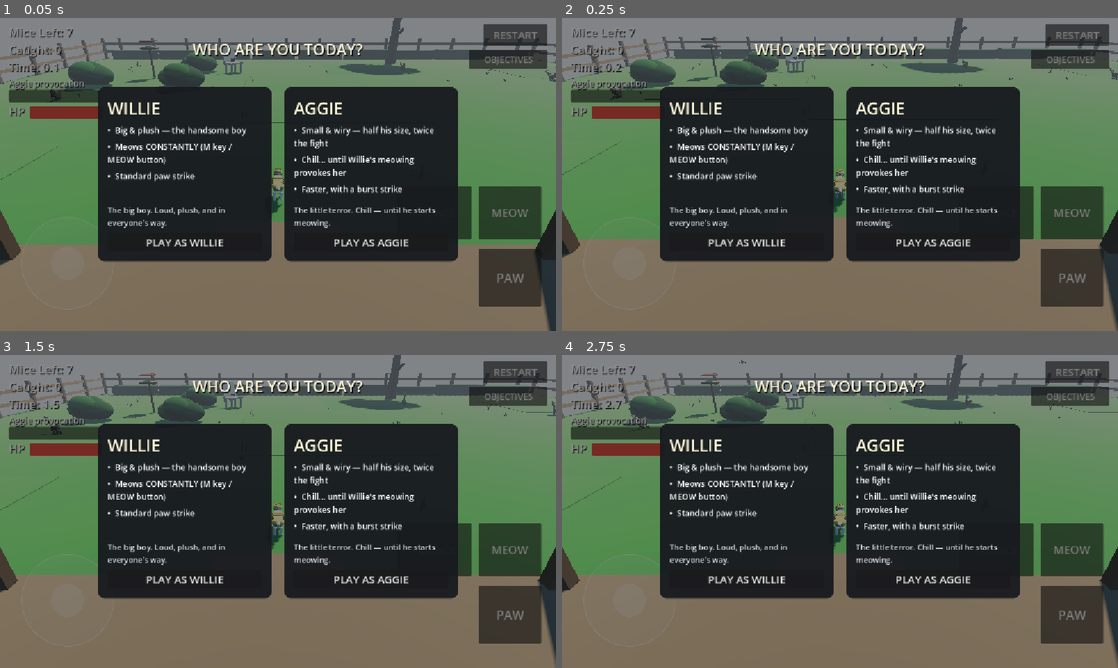
Above: before the commit, frames 1-4 (two rows, left to right).
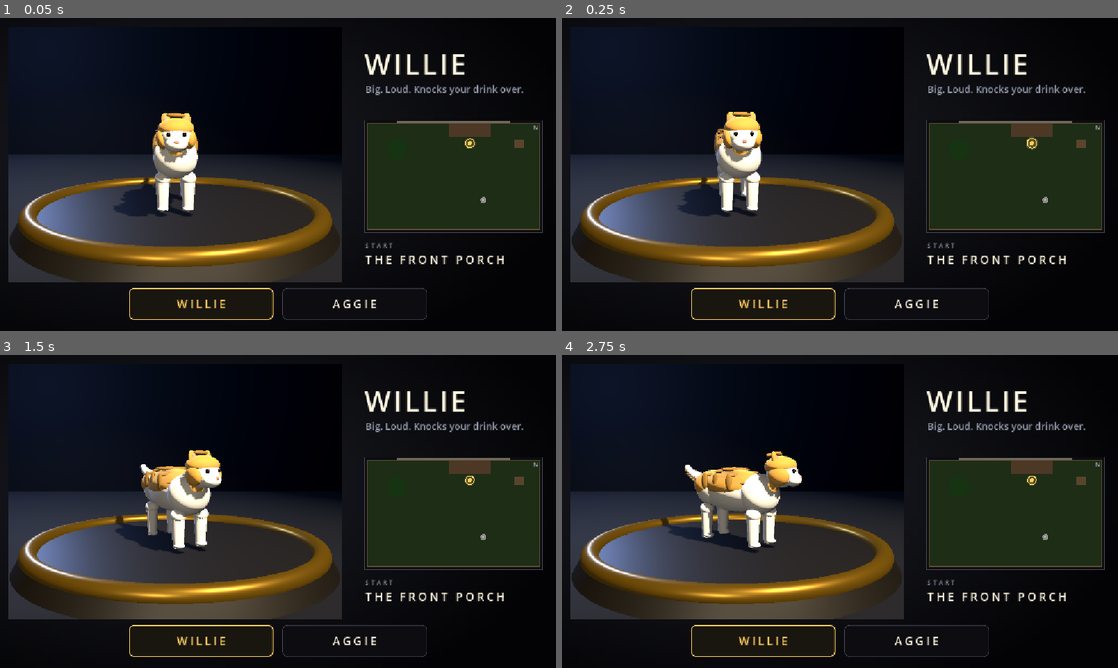
Above: after the commit, the same moments.

Repository: danfour649/puppies-vs-kittens
Game: Godot game, scene res://main.tscn
Same seed, same stepped clock (60 frames per second), same inputs: the game is played once before the commit and once after it.
Inputs:
- Up to frame 1 (0.05 s): no input
- Up to frame 2 (0.25 s): no input
- Up to frame 3 (1.5 s): click "RESTART" at 0.5 s; click "RESTART" at 1.25 s
- Up to frame 4 (2.75 s): click "RESTART" at 2 s

The runs differ from the first frame. In frame 1, 78% of the frame differs, in the area x 0-100%, y 0-100%; in frame 2, 78%; in frame 3, 79%; in frame 4, 79%.

Commit message:
MK-pattern character select: rendered cat in a spotlight, minimap start, one line
Replaces the two text cards (WHO ARE YOU TODAY?) with a Mortal
Kombat-pattern select per Daniel's locked spec (2026-10-25):
the highlighted cat is the real cat_kit model, idle-animated on a
spotlit turntable stage in a SubViewport; name + ONE trait line
beside it; its start marked on a house-and-yard minimap with the
start name. One screen, one decision: arrows/hover move, Enter/
click picks, 1/2 pick directly as before. No stats, no lore, no
menus, no settings.

The pick rides the existing flow untouched: chosen(id) ->
DuoSystem.choose() -> DuoCharacters.last_choice persistence.
Start data (line, start_name, start_pos) lives in characters.gd
and the positions are the game's actual spawns, so the minimap
never lies.

Diff:
--- a/godot3d/duo/character_select.gd
+++ b/godot3d/duo/character_select.gd
@@ -1,107 +1,284 @@
 class_name CharacterSelect
 extends CanvasLayer
-## DUO — character select. Two cards over the live yard: pick your
-## cat with touch, mouse, or keys 1 / 2. The cat you don't pick
-## becomes the sibling NPC. Trait text comes from the character
-## data, never from constants in this file.
+## SELECT — Mortal Kombat-pattern character select (Daniel, locked
+## 2026-10-25): one screen, one decision — move, pick, done.
+##
+## The highlighted cat stands RENDERED on a spotlight stage (the real
+## cat_kit model, idle-animated in a SubViewport), its NAME and ONE
+## trait line beside it, and its start marked on a house-and-yard
+## minimap with the start's name. Nothing else lives here: no stats,
+## no lore, no menus, no settings. The polish is in the type, the
+## spacing, the backdrop and the light.
+##
+## Picking rides the existing flow unchanged: chosen(id) -> DuoSystem
+## .choose(), which persists the choice (DuoCharacters.last_choice)
+## and swaps the same two cat instances. Arrows / A,D / hover move
+## the highlight; Enter / Space / click picks; 1 / 2 pick directly,
+## as they always have.
 
 signal chosen(id: String)
 
+const StageScene := preload("res://duo/select_stage.gd")
+const MinimapScene := preload("res://duo/select_minimap.gd")
+
+const GOLD := Color(1.0, 0.80, 0.38)
+const CREAM := Color(1.0, 0.97, 0.88)
+const FAINT := Color(0.60, 0.63, 0.70)
+
 var _ids: Array = []
+var _chars: Dictionary = {}
+var _highlight := 0
+var _built := false
+
+var _content: Control
+var _viewport: SubViewport
+var _stage: SelectStage
+var _name_l: Label
+var _line_l: Label
+var _start_l: Label
+var _minimap: SelectMinimap
+var _cells: Array = [] # PanelContainer per roster id
+var _cell_names: Array = [] # Label inside each cell
 
 
 func _init() -> void:
 	layer = 10
 
 
+func _ready() -> void:
+	visibility_changed.connect(_on_visibility_changed)
+
+
 func option_count() -> int:
 	return _ids.size()
 
 
+func highlighted_id() -> String:
+	return String(_ids[_highlight]) if not _ids.is_empty() else ""
+
+
+## Verification seam: move the highlight without picking.
+func highlight(id: String) -> void:
+	var i := _ids.find(id)
+	if i >= 0:
+		_set_highlight(i)
+
+
+## Verification seam: pick whatever is highlighted.
+func confirm() -> void:
+	if not _ids.is_empty():
+		chosen.emit(highlighted_id())
+
+
 func present(chars: Dictionary, order: Array) -> void:
+	_chars = chars
 	_ids = order.duplicate()
-	var dim := ColorRect.new()
-	dim.color = Color(0, 0, 0, 0.45)
-	dim.set_anchors_preset(Control.PRESET_FULL_RECT)
-	add_child(dim)
-	var title := Label.new()
-	title.text = "WHO ARE YOU TODAY?"
-	title.horizontal_alignment = HORIZONTAL_ALIGNMENT_CENTER
-	title.add_theme_font_size_override("font_size", 32)
-	title.add_theme_color_override("font_color", Color(1, 0.97, 0.85))
-	title.add_theme_color_override("font_shadow_color", Color(0, 0, 0, 0.6))
-	title.add_theme_constant_override("shadow_offset_x", 2)
-	title.add_theme_constant_override("shadow_offset_y", 2)
-	title.set_anchors_preset(Control.PRESET_CENTER_TOP)
-	title.offset_left = -400
-	title.offset_right = 400
-	title.offset_top = 42
-	title.offset_bottom = 92
-	add_child(title)
-	var center := CenterContainer.new()
-	center.set_anchors_preset(Control.PRESET_FULL_RECT)
-	add_child(center)
-	var row := HBoxContainer.new()
-	row.add_theme_constant_override("separation", 26)
-	center.add_child(row)
-	for id: Variant in order:
-		var ch: Dictionary = chars.get(id, {})
-		row.add_child(_card(ch, String(id)))
-
-
-func _card(ch: Dictionary, id: String) -> PanelContainer:
-	var panel := PanelContainer.new()
-	panel.custom_minimum_size = Vector2(360, 330)
+	if not _built:
+		_build()
+		_built = true
+	# A returning player (R / RESTART) sees their cat highlighted.
+	_highlight = 0
+	if DuoCharacters.last_choice != "" and _ids.has(DuoCharacters.last_choice):
+		_highlight = _ids.find(DuoCharacters.last_choice)
+	_apply_highlight()
+
+
+# --- build ---------------------------------------------------------------------
+
+func _build() -> void:
+	_content = Control.new()
+	_content.set_anchors_preset(Control.PRESET_FULL_RECT)
+	add_child(_content)
+
+	# Backdrop: near-black radial falloff, lit a breath behind the stage.
+	var grad := Gradient.new()
+	grad.offsets = PackedFloat32Array([0.0, 1.0])
+	grad.colors = PackedColorArray([Color(0.115, 0.12, 0.15), Color(0.012, 0.012, 0.02)])
+	var gtex := GradientTexture2D.new()
+	gtex.gradient = grad
+	gtex.fill = GradientTexture2D.FILL_RADIAL
+	gtex.fill_from = Vector2(0.32, 0.42)
+	gtex.fill_to = Vector2(0.32, 1.15)
+	var backdrop := TextureRect.new()
+	backdrop.texture = gtex
+	backdrop.stretch_mode = TextureRect.STRETCH_SCALE
+	backdrop.set_anchors_preset(Control.PRESET_FULL_RECT)
+	_content.add_child(backdrop)
+
+	var spaced := FontVariation.new()
+	spaced.base_font = _content.get_theme_default_font()
+	spaced.spacing_glyph = 5
+
+	# The stage: the highlighted cat, rendered, in a spotlight.
+	_viewport = SubViewport.new()
+	_viewport.own_world_3d = true
+	_viewport.size = Vector2i(880, 620)
+	_viewport.render_target_update_mode = SubViewport.UPDATE_ALWAYS
+	var svc := SubViewportContainer.new()
+	svc.stretch = true
+	svc.mouse_filter = Control.MOUSE_FILTER_IGNORE
+	svc.anchor_left = 0.015
+	svc.anchor_top = 0.03
+	svc.anchor_right = 0.615
+	svc.anchor_bottom = 0.845
+	_content.add_child(svc)
+	svc.add_child(_viewport)
+	_stage = StageScene.new()
+	_viewport.add_child(_stage)
+	_stage.setup(_chars, _ids)
+
+	# Name + the one line.
+	_name_l = _label(58, CREAM, spaced)
+	_place(_name_l, 0.655, 0.085, 0.975, 0.20)
+	_content.add_child(_name_l)
+	_line_l = _label(20, FAINT, null)
+	_place(_line_l, 0.657, 0.205, 0.975, 0.265)
+	_content.add_child(_line_l)
+
+	# Minimap with the highlighted cat's start, and the start's name.
+	_minimap = MinimapScene.new()
+	_place(_minimap, 0.655, 0.325, 0.975, 0.685)
+	for id: Variant in _ids:
+		var ch: Dictionary = _chars.get(id, {})
+		if ch.has("start_pos"):
+			var p: Vector3 = ch["start_pos"]
+			_minimap.starts[String(id)] = Vector2(p.x, p.z)
+	_minimap.order = _ids.duplicate()
+	_content.add_child(_minimap)
+	var kick := _label(12, FAINT, spaced)
+	kick.text = "START"
+	_place(kick, 0.657, 0.715, 0.975, 0.745)
+	_content.add_child(kick)
+	_start_l = _label(24, CREAM, spaced)
+	_place(_start_l, 0.657, 0.745, 0.975, 0.815)
+	_content.add_child(_start_l)
+
+	# Roster strip: move the highlight by hovering, click to pick.
+	var strip := HBoxContainer.new()
+	strip.alignment = BoxContainer.ALIGNMENT_CENTER
+	strip.add_theme_constant_override("separation", 18)
+	strip.anchor_left = 0.5
+	strip.anchor_top = 0.885
+	strip.anchor_right = 0.5
+	strip.anchor_bottom = 0.965
+	strip.grow_horizontal = Control.GROW_DIRECTION_BOTH
+	strip.grow_vertical = Control.GROW_DIRECTION_BEGIN
+	_content.add_child(strip)
+	for i: int in _ids.size():
+		var id := String(_ids[i])
+		var ch: Dictionary = _chars.get(id, {})
+		var cell := PanelContainer.new()
+		cell.custom_minimum_size = Vector2(300, 66)
+		cell.mouse_default_cursor_shape = Control.CURSOR_POINTING_HAND
+		var nm := _label(24, CREAM, spaced)
+		nm.text = String(ch.get("name", id)).to_upper()
+		nm.horizontal_alignment = HORIZONTAL_ALIGNMENT_CENTER
+		nm.vertical_alignment = VERTICAL_ALIGNMENT_CENTER
+		cell.add_child(nm)
+		strip.add_child(cell)
+		_cells.append(cell)
+		_cell_names.append(nm)
+		cell.mouse_entered.connect(func() -> void: _set_highlight(i))
+		cell.gui_input.connect(
+			func(event: InputEvent) -> void:
+				if event is InputEventMouseButton:
+					var mb := event as InputEventMouseButton
+					if mb.pressed and mb.button_index == MOUSE_BUTTON_LEFT:
+						_set_highlight(i)
+						confirm()
+		)
+
+
+func _label(size: int, col: Color, font: Font) -> Label:
+	var l := Label.new()
+	l.add_theme_font_size_override("font_size", size)
+	l.add_theme_color_override("font_color", col)
+	if font != null:
+		l.add_theme_font_override("font", font)
+	return l
+
+
+func _place(c: Control, l: float, t: float, r: float, b: float) -> void:
+	c.anchor_left = l
+	c.anchor_top = t
+	c.anchor_right = r
+	c.anchor_bottom = b
+	c.offset_left = 0
+	c.offset_top = 0
+	c.offset_right = 0
+	c.offset_bottom = 0
+
+
+# --- highlight / pick ------------------------------------------------------------
+
+func _set_highlight(i: int) -> void:
+	if _ids.is_empty():
+		return
+	_highlight = wrapi(i, 0, _ids.size())
+	_apply_highlight()
+
+
+func _apply_highlight() -> void:
+	var id := highlighted_id()
+	if id == "":
+		return
+	var ch: Dictionary = _chars.get(id, {})
+	_name_l.text = String(ch.get("name", id)).to_upper()
+	_line_l.text = String(ch.get("line", ""))
+	_start_l.text = String(ch.get("start_name", "")).to_upper()
+	_minimap.set_highlight(id)
+	_stage.show_character(id)
+	for i: int in _cells.size():
+		var on := i == _highlight
+		(_cells[i] as PanelContainer).add_theme_stylebox_override(
+			"panel", _cell_style(on)
+		)
+		(_cell_names[i] as Label).add_theme_color_override(
+			"font_color", GOLD if on else CREAM
+		)
+
+
+func _cell_style(on: bool) -> StyleBoxFlat:
 	var sb := StyleBoxFlat.new()
-	sb.bg_color = Color(0.09, 0.10, 0.12, 0.94)
-	sb.set_corner_radius_all(14)
-	sb.set_content_margin_all(20)
-	panel.add_theme_stylebox_override("panel", sb)
-	var vb := VBoxContainer.new()
-	vb.add_theme_constant_override("separation", 10)
-	panel.add_child(vb)
-	var name_l := Label.new()
-	name_l.text = String(ch.get("name", id)).to_upper()
-	name_l.add_theme_font_size_override("font_size", 34)
-	name_l.add_theme_color_override("font_color", Color(1, 0.97, 0.85))
-	vb.add_child(name_l)
-	var traits: Array = ch.get("traits", [])
-	for t: Variant in traits:
-		var l := Label.new()
-		l.text = "•  " + String(t)
-		l.autowrap_mode = TextServer.AUTOWRAP_WORD_SMART
-		l.add_theme_font_size_override("font_size", 17)
-		vb.add_child(l)
-	var spacer := Control.new()
-	spacer.size_flags_vertical = Control.SIZE_EXPAND_FILL
-	vb.add_child(spacer)
-	var blurb := Label.new()
-	blurb.text = String(ch.get("blurb", ""))
-	blurb.autowrap_mode = TextServer.AUTOWRAP_WORD_SMART
-	blurb.add_theme_font_size_override("font_size", 16)
-	blurb.add_theme_color_override("font_color", Color(0.85, 0.87, 0.9))
-	vb.add_child(blurb)
-	var btn := Button.new()
-	btn.text = "PLAY AS " + String(ch.get("name", id)).to_upper()
-	btn.add_theme_font_size_override("font_size", 22)
-	btn.pressed.connect(func() -> void: chosen.emit(id))
-	vb.add_child(btn)
-	panel.gui_input.connect(func(event: InputEvent) -> void:
-		if event is InputEventMouseButton:
-			var mb := event as InputEventMouseButton
-			if mb.pressed and mb.button_index == MOUSE_BUTTON_LEFT:
-				chosen.emit(id)
-	)
-	return panel
+	sb.bg_color = Color(0.10, 0.09, 0.06, 0.96) if on else Color(0.05, 0.05, 0.07, 0.92)
+	sb.set_corner_radius_all(10)
+	sb.set_content_margin_all(10)
+	sb.set_border_width_all(2 if on else 1)
+	sb.border_color = GOLD if on else Color(0.30, 0.31, 0.37)
+	return sb
 
 
 func _unhandled_input(event: InputEvent) -> void:
-	if not visible:
+	if not visible or _ids.is_empty():
 		return
 	if event is InputEventKey:
 		var k := event as InputEventKey
-		if k.pressed and not k.echo:
-			if k.keycode == KEY_1 and _ids.size() > 0:
-				chosen.emit(String(_ids[0]))
-			elif k.keycode == KEY_2 and _ids.size() > 1:
-				chosen.emit(String(_ids[1]))
+		if not k.pressed or k.echo:
+			return
+		match k.keycode:
+			KEY_LEFT, KEY_A:
+				_set_highlight(_highlight - 1)
+			KEY_RIGHT, KEY_D:
+				_set_highlight(_highlight + 1)
+			KEY_1:
+				_set_highlight(0)
+				confirm()
+			KEY_2:
+				if _ids.size() > 1:
+					_set_highlight(1)
+					confirm()
+			KEY_ENTER, KEY_KP_ENTER, KEY_SPACE:
+				confirm()
+
+
+func _on_visibility_changed() -> void:
+	# Parked when hidden: the stage world, the turntable and the
+	# minimap pulse all stop costing cycles during play.
+	if _content != null:
+		_content.process_mode = (
+			Node.PROCESS_MODE_INHERIT if visible else Node.PROCESS_MODE_DISABLED
+		)
+	if _viewport != null:
+		_viewport.render_target_update_mode = (
+			SubViewport.UPDATE_ALWAYS if visible else SubViewport.UPDATE_DISABLED
+		)
--- a/godot3d/duo/characters.gd
+++ b/godot3d/duo/characters.gd
@@ -14,6 +14,18 @@
 ## The cat chosen on the select screen. Static on purpose: R /
 ## RESTART reloads the scene, and the choice should survive that.
 static var last_choice := ""
+
+## Select-screen data (MK-pattern select, Daniel 2026-10-25): ONE
+## short line per cat and the cat's real start. The positions are the
+## game's actual spawns — Willie is placed by main.gd in front of the
+## porch door, Aggie by DuoSystem on the garden chair — and the
+## minimap marks exactly these, so the screen never lies.
+const WILLIE_LINE := "Big. Loud. Knocks your drink over."
+const AGGIE_LINE := "Small calico. Wins every fight."
+const WILLIE_START_NAME := "The Front Porch"
+const WILLIE_START_POS := Vector3(2.5, 0.1, -6.2) # main.gd's spawn literal
+const AGGIE_START_NAME := "The Garden Chair"
+const AGGIE_START_POS := Vector3(4.5, 0.52, 4.5) # DuoSystem's chair spawn
 
 const WILLIE_TRAITS := [
 	"Big & plush — the handsome boy",
@@ -92,6 +104,9 @@
 		"stamina_regen": float(g.get("stamina_regen", 14.0)),
 		"traits": WILLIE_TRAITS.duplicate(),
 		"blurb": "The big boy. Loud, plush, and in everyone's way.",
+		"line": WILLIE_LINE,
+		"start_name": WILLIE_START_NAME,
+		"start_pos": WILLIE_START_POS,
 		"meow": "willie",
 	}
 
@@ -116,6 +131,9 @@
 		"stamina_regen": 16.0,
 		"traits": AGGIE_TRAITS.duplicate(),
 		"blurb": "The little terror. Chill — until he starts meowing.",
+		"line": AGGIE_LINE,
+		"start_name": AGGIE_START_NAME,
+		"start_pos": AGGIE_START_POS,
 		"meow": "aggie",
 	}
 
@@ -153,6 +171,13 @@
 			base["traits"] = tr
 	if e.has("blurb"):
 		base["blurb"] = String(e["blurb"])
+	if e.has("line"):
+		base["line"] = String(e["line"])
+	if e.has("start_name"):
+		base["start_name"] = String(e["start_name"])
+	if typeof(e.get("start_pos")) == TYPE_ARRAY and (e["start_pos"] as Array).size() >= 3:
+		var sp: Array = e["start_pos"]
+		base["start_pos"] = Vector3(float(sp[0]), float(sp[1]), float(sp[2]))
 	chars[id] = base
 
 
--- /dev/null
+++ b/godot3d/duo/select_minimap.gd
@@ -0,0 +1,82 @@
+class_name SelectMinimap
+extends Control
+## SELECT — top-down schematic of the house-and-yard for the
+## character-select screen. Draws the lawn, the house along the north
+## edge, the porch, the tree, the crates and the garden chair from the
+## yard's real layout numbers, and marks each roster cat's actual
+## start (gold and pulsing for the highlighted cat, a dim dot for the
+## other). North (-Z) is up.
+
+const GOLD := Color(1.0, 0.80, 0.38)
+const W_MIN := Vector2(-13.4, -10.6) # world x/z bounds the map covers
+const W_MAX := Vector2(13.4, 10.6)
+
+var starts: Dictionary = {} # id -> Vector2(x, z), the cat's real spawn
+var order: Array = []
+var highlight_id := ""
+
+
+func _process(_delta: float) -> void:
+	queue_redraw() # the highlight marker pulses
+
+
+func set_highlight(id: String) -> void:
+	highlight_id = id
+	queue_redraw()
+
+
+func _to_map(p: Vector2) -> Vector2:
+	return Vector2(
+		(p.x - W_MIN.x) / (W_MAX.x - W_MIN.x) * size.x,
+		(p.y - W_MIN.y) / (W_MAX.y - W_MIN.y) * size.y
+	)
+
+
+func _rect(x1: float, z1: float, x2: float, z2: float, col: Color) -> void:
+	var a := _to_map(Vector2(x1, z1))
+	var b := _to_map(Vector2(x2, z2))
+	draw_rect(Rect2(a, b - a), col)
+
+
+func _draw() -> void:
+	if size.x < 10.0 or size.y < 10.0:
+		return
+	draw_rect(Rect2(Vector2.ZERO, size), Color(0.045, 0.05, 0.065))
+	# Lawn inside the fence.
+	_rect(-13.0, -10.0, 13.0, 10.0, Color(0.115, 0.175, 0.085))
+	# The house along the north edge, and its porch deck.
+	_rect(-8.5, -10.4, 8.5, -9.9, Color(0.44, 0.41, 0.37))
+	_rect(-0.7, -10.0, 5.7, -7.4, Color(0.30, 0.22, 0.15))
+	# Tree canopy, crates, the garden chair (Aggie's throne).
+	var tree := _to_map(Vector2(-8.5, -5.0))
+	draw_circle(tree, 1.5 / (W_MAX.x - W_MIN.x) * size.x, Color(0.085, 0.20, 0.07))
+	_rect(9.2, -6.8, 10.6, -5.3, Color(0.35, 0.27, 0.17))
+	_rect(4.15, 4.15, 4.85, 4.85, Color(0.55, 0.53, 0.48))
+	# Fence line.
+	var fa := _to_map(Vector2(-13.0, -10.0))
+	var fb := _to_map(Vector2(13.0, 10.0))
+	draw_rect(Rect2(fa, fb - fa), Color(0.38, 0.29, 0.19), false, 2.0)
+	# Start markers.
+	for id: Variant in order:
+		if not starts.has(id):
+			continue
+		var p := _to_map(starts[id])
+		if String(id) == highlight_id:
+			var pulse := 0.5 + 0.5 * sin(Time.get_ticks_msec() / 1000.0 * 4.0)
+			draw_circle(p, 11.0 + 3.0 * pulse, Color(GOLD, 0.16 + 0.12 * pulse))
+			draw_arc(p, 8.5 + 2.0 * pulse, 0, TAU, 40, GOLD, 2.0)
+			draw_circle(p, 4.0, GOLD)
+		else:
+			draw_arc(p, 5.5, 0, TAU, 32, Color(0.75, 0.76, 0.82, 0.65), 1.5)
+			draw_circle(p, 2.6, Color(0.78, 0.79, 0.85, 0.8))
+	draw_string(
+		get_theme_default_font(),
+		Vector2(size.x - 20.0, 20.0),
+		"N",
+		HORIZONTAL_ALIGNMENT_LEFT,
+		-1,
+		14,
+		Color(0.62, 0.64, 0.70)
+	)
+	# Frame.
+	draw_rect(Rect2(Vector2.ZERO, size), Color(0.28, 0.29, 0.34), false, 1.0)
--- /dev/null
+++ b/godot3d/duo/select_stage.gd
@@ -0,0 +1,181 @@
+class_name SelectStage
+extends Node3D
+## SELECT — the spotlight stage inside the character-select viewport.
+##
+## A dark room, a slowly turning pedestal, one warm key spotlight and
+## a cool rim light. Holds one preview build of each roster cat — the
+## REAL cat_kit actor, character data applied exactly the way
+## DuoSystem builds the sibling — idling in the light. Only the
+## highlighted cat is visible and processing; the other is parked
+## disabled so the hidden stage costs nothing.
+
+const CatScene := preload("res://cat_kit/cat.gd")
+
+var _pedestal: Node3D
+var _camera: Camera3D
+var _holders: Dictionary = {} # id -> Node3D (cat parent, rides the pedestal)
+var _cats: Dictionary = {} # id -> PvKCat
+var _current := ""
+
+
+func setup(chars: Dictionary, order: Array) -> void:
+	_build_room()
+	for id: Variant in order:
+		_build_cat(String(id), chars.get(id, {}))
+
+
+func show_character(id: String) -> void:
+	_current = id
+	for key: Variant in _holders:
+		var on := String(key) == id
+		(_holders[key] as Node3D).visible = on
+		(_cats[key] as Node).process_mode = (
+			Node.PROCESS_MODE_INHERIT if on else Node.PROCESS_MODE_DISABLED
+		)
+	var cat := _cats.get(id) as PvKCat
+	if cat != null and _camera != null:
+		# Frame by the cat's real scale: Willie 0.35 fills more of the
+		# light than Aggie 0.25, exactly as he should.
+		var s := float(cat.model_scale)
+		_camera.position = Vector3(0.0, 0.16 + 0.62 * s, -(0.30 + 2.9 * s))
+		_camera.rotation = Vector3(deg_to_rad(-6.0), PI, 0.0)
+
+
+func _process(delta: float) -> void:
+	if _pedestal != null and _current != "":
+		_pedestal.rotation.y += 0.30 * delta
+
+
+func _build_room() -> void:
+	var we := WorldEnvironment.new()
+	var env := Environment.new()
+	env.background_mode = Environment.BG_COLOR
+	env.background_color = Color(0.008, 0.008, 0.013)
+	env.ambient_light_source = Environment.AMBIENT_SOURCE_COLOR
+	env.ambient_light_color = Color(0.13, 0.14, 0.18)
+	env.ambient_light_energy = 0.5
+	we.environment = env
+	add_child(we)
+
+	var floor_mat := StandardMaterial3D.new()
+	floor_mat.albedo_color = Color(0.045, 0.045, 0.055)
+	floor_mat.roughness = 1.0
+	var floor_mesh := BoxMesh.new()
+	floor_mesh.size = Vector3(16, 0.1, 16)
+	floor_mesh.material = floor_mat
+	var floor_mi := MeshInstance3D.new()
+	floor_mi.mesh = floor_mesh
+	floor_mi.position = Vector3(0, -0.05, 0)
+	add_child(floor_mi)
+
+	var wall_mat := StandardMaterial3D.new()
+	wall_mat.albedo_color = Color(0.028, 0.028, 0.042)
+	wall_mat.roughness = 1.0
+	var wall_mesh := BoxMesh.new()
+	wall_mesh.size = Vector3(16, 8, 0.2)
+	wall_mesh.material = wall_mat
+	var wall := MeshInstance3D.new()
+	wall.mesh = wall_mesh
+	wall.position = Vector3(0, 4, 2.4)
+	add_child(wall)
+
+	# Physics: the floor, plus the pedestal disc as a static shape (the
+	# disc MESH rides the turntable; its collision stays put — the disc
+	# is round, so the two never disagree).
+	var body := StaticBody3D.new()
+	var floor_shape := CollisionShape3D.new()
+	var fb := BoxShape3D.new()
+	fb.size = Vector3(8, 0.1, 8)
+	floor_shape.shape = fb
+	floor_shape.position = Vector3(0, -0.05, 0)
+	body.add_child(floor_shape)
+	var disc_shape := CollisionShape3D.new()
+	var dc := CylinderShape3D.new()
+	dc.radius = 0.52
+	dc.height = 0.05
+	disc_shape.shape = dc
+	disc_shape.position = Vector3(0, 0.025, 0)
+	body.add_child(disc_shape)
+	add_child(body)
+
+	_pedestal = Node3D.new()
+	_pedestal.name = "Pedestal"
+	add_child(_pedestal)
+	var disc_mat := StandardMaterial3D.new()
+	disc_mat.albedo_color = Color(0.14, 0.13, 0.12)
+	disc_mat.roughness = 0.55
+	disc_mat.metallic = 0.15
+	var disc_mesh := CylinderMesh.new()
+	disc_mesh.top_radius = 0.52
+	disc_mesh.bottom_radius = 0.55
+	disc_mesh.height = 0.05
+	disc_mesh.material = disc_mat
+	var disc := MeshInstance3D.new()
+	disc.mesh = disc_mesh
+	disc.position = Vector3(0, 0.025, 0)
+	_pedestal.add_child(disc)
+	var ring_mat := StandardMaterial3D.new()
+	ring_mat.albedo_color = Color(0.55, 0.42, 0.15)
+	ring_mat.metallic = 0.8
+	ring_mat.roughness = 0.35
+	ring_mat.emission_enabled = true
+	ring_mat.emission = Color(0.30, 0.22, 0.06)
+	ring_mat.emission_energy_multiplier = 0.6
+	var ring_mesh := TorusMesh.new()
+	ring_mesh.inner_radius = 0.47
+	ring_mesh.outer_radius = 0.525
+	ring_mesh.material = ring_mat
+	var ring := MeshInstance3D.new()
+	ring.mesh = ring_mesh
+	ring.position = Vector3(0, 0.051, 0)
+	_pedestal.add_child(ring)
+
+	# The spotlight: warm key from up-left-front, shadows on — this is
+	# what makes the moment read as a spotlight rather than a room.
+	var spot := SpotLight3D.new()
+	spot.position = Vector3(-1.5, 2.9, -1.7)
+	spot.light_color = Color(1.0, 0.92, 0.78)
+	spot.light_energy = 4.2
+	spot.spot_range = 9.0
+	spot.spot_angle = 30.0
+	spot.spot_attenuation = 1.1
+	spot.shadow_enabled = true
+	add_child(spot)
+	spot.look_at(Vector3(0, 0.05, 0), Vector3.UP)
+	# Cool rim from behind-right: separates the cat from the dark.
+	var rim := OmniLight3D.new()
+	rim.position = Vector3(1.2, 1.0, 1.5)
+	rim.light_color = Color(0.50, 0.65, 1.0)
+	rim.light_energy = 1.3
+	rim.omni_range = 4.5
+	add_child(rim)
+	# A whisper of front fill so the face never goes pitch black.
+	var fill := OmniLight3D.new()
+	fill.position = Vector3(0.3, 0.55, -1.6)
+	fill.light_color = Color(1.0, 0.95, 0.85)
+	fill.light_energy = 0.35
+	fill.omni_range = 3.5
+	add_child(fill)
+
+	_camera = Camera3D.new()
+	_camera.fov = 38.0
+	_camera.position = Vector3(0, 0.38, -1.3)
+	_camera.rotation = Vector3(deg_to_rad(-6.0), PI, 0.0)
+	add_child(_camera)
+	_camera.current = true
+
+
+func _build_cat(id: String, ch: Dictionary) -> void:
+	var holder := Node3D.new()
+	holder.name = "Holder_" + id
+	holder.position = Vector3(0, 0.05, 0)
+	holder.visible = false
+	_pedestal.add_child(holder)
+	var cat := CatScene.new() as PvKCat
+	cat.set_character(id) # kit loads the character's own record
+	DuoCharacters.apply(cat, ch) # then the duo data, DuoSystem-style
+	cat.name = String(ch.get("name", id))
+	holder.add_child(cat)
+	cat.process_mode = Node.PROCESS_MODE_DISABLED
+	_holders[id] = holder
+	_cats[id] = cat
Not shown, added: godot3d/duo/select_minimap.gd.uid
Not shown, added: godot3d/duo/select_stage.gd.uid
